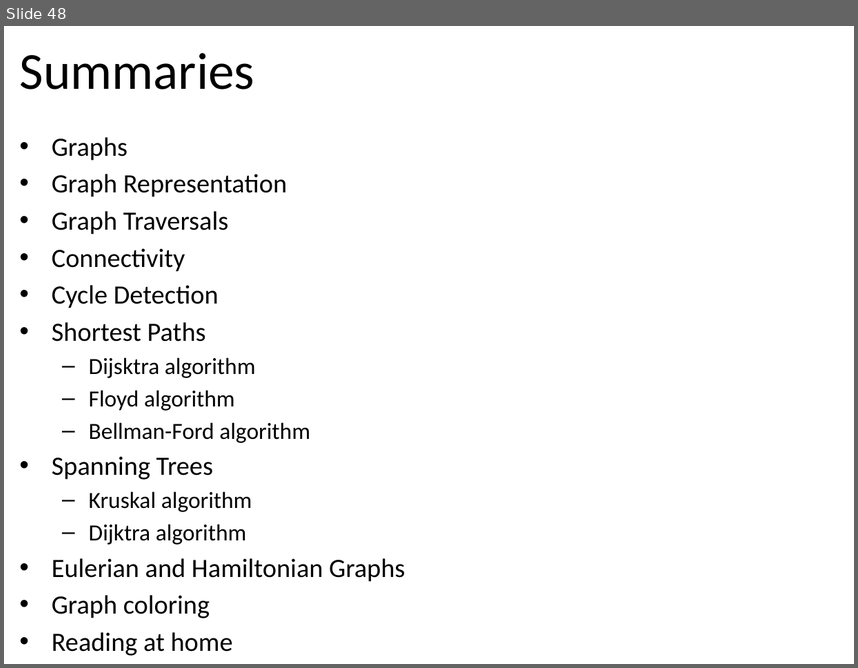
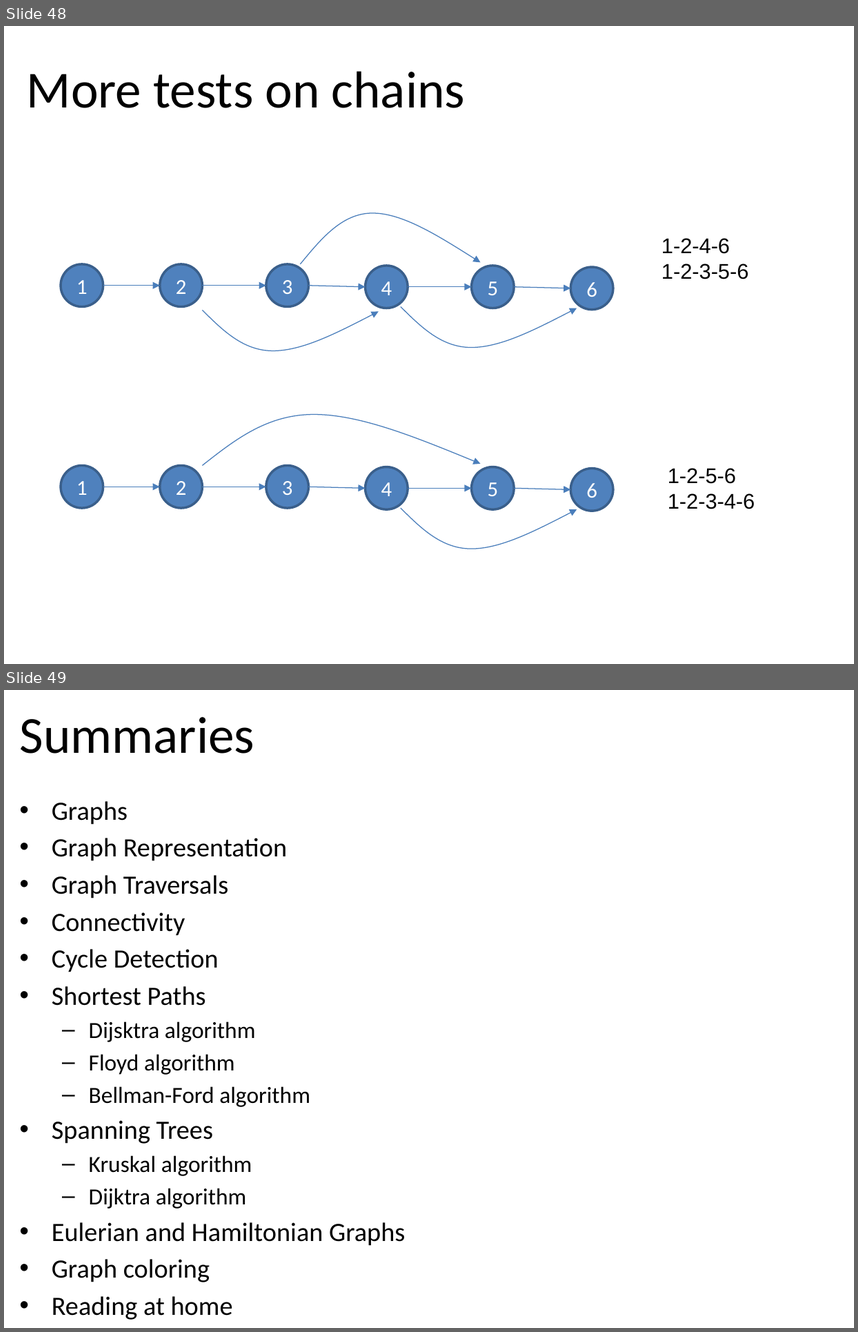
Before and after one commit to tutrunghieu/dsa-2017-java-tutorial, a slide deck: dsa2017-java-online/handouts/data-day07-graph/Lecture 12 - Chapter 08 - Graphs - Part 1.pptx. Shown one above the other, each under a label of ours: slide 48 before the commit, slides 48 and 49 after it. The pictures are 858x668 and 858x1332 pixels, drawn with LibreOffice and Linux fonts; fonts in the diff are those of the drawing. Boxes give left, top, right and bottom in pixels: in the first picture for what was removed or moved away, otherwise in the second. Text is boxed around its words. In the diff, an @@ line names an element or a change of style, - is before the commit and + after.

```diff
--- a/dsa2017-java-online/handouts/data-day07-graph/Lecture 12 - Chapter 08 - Graphs - Part 1.pptx
+++ b/dsa2017-java-online/handouts/data-day07-graph/Lecture 12 - Chapter 08 - Graphs - Part 1.pptx
@@ slide 48 added at <box>4,26,854,664</box>, background #FFFFFF @@
@@ title added at <box>27,71,466,108</box>, 44 pt, text #000000 @@
+More tests on chains
@@ freeform shape added at <box>301,213,481,264</box>, outline #4B7EBC 0.75 pt @@
@@ text added at <box>662,238,749,279</box>, 18 pt, text #000000 @@
+1-2-4-6
+1-2-3-5-6
@@ ellipse added at <box>61,264,103,307</box>, fill #4F81BD, outline #3A5F8C 2 pt, 18 pt, text #FFFFFF @@
+1
@@ ellipse added at <box>159,264,202,307</box>, fill #4F81BD, outline #3A5F8C 2 pt, 18 pt, text #FFFFFF @@
+2
@@ ellipse added at <box>266,264,308,307</box>, fill #4F81BD, outline #3A5F8C 2 pt, 18 pt, text #FFFFFF @@
+3
@@ ellipse added at <box>366,265,408,308</box>, fill #4F81BD, outline #3A5F8C 2 pt, 18 pt, text #FFFFFF @@
+4
@@ ellipse added at <box>472,265,514,308</box>, fill #4F81BD, outline #3A5F8C 2 pt, 18 pt, text #FFFFFF @@
+5
@@ ellipse added at <box>571,267,613,309</box>, fill #4F81BD, outline #3A5F8C 2 pt, 18 pt, text #FFFFFF @@
+6
@@ arrow added from (103, 285) to (159, 285), #4B7EBC 0.75 pt @@
@@ arrow added from (202, 285) to (266, 285), #4B7EBC 0.75 pt @@
@@ arrow added from (308, 285) to (366, 287), #4B7EBC 0.75 pt @@
@@ arrow added from (408, 287) to (472, 287), #4B7EBC 0.75 pt @@
@@ arrow added from (514, 287) to (571, 288), #4B7EBC 0.75 pt @@
@@ freeform shape added at <box>202,310,378,351</box>, outline #4B7EBC 0.75 pt @@
@@ freeform shape added at <box>401,307,577,348</box>, outline #4B7EBC 0.75 pt @@
@@ freeform shape added at <box>202,414,480,466</box>, outline #4B7EBC 0.75 pt @@
@@ ellipse added at <box>61,466,103,508</box>, fill #4F81BD, outline #3A5F8C 2 pt, 18 pt, text #FFFFFF @@
+1
@@ ellipse added at <box>159,466,202,508</box>, fill #4F81BD, outline #3A5F8C 2 pt, 18 pt, text #FFFFFF @@
+2
@@ ellipse added at <box>266,466,308,508</box>, fill #4F81BD, outline #3A5F8C 2 pt, 18 pt, text #FFFFFF @@
+3
@@ ellipse added at <box>366,466,408,509</box>, fill #4F81BD, outline #3A5F8C 2 pt, 18 pt, text #FFFFFF @@
+4
@@ ellipse added at <box>472,466,514,509</box>, fill #4F81BD, outline #3A5F8C 2 pt, 18 pt, text #FFFFFF @@
+5
@@ ellipse added at <box>571,468,613,510</box>, fill #4F81BD, outline #3A5F8C 2 pt, 18 pt, text #FFFFFF @@
+6
@@ text added at <box>668,468,755,509</box>, 18 pt, text #000000 @@
+1-2-5-6
+1-2-3-4-6
@@ arrow added from (103, 487) to (159, 487), #4B7EBC 0.75 pt @@
@@ arrow added from (202, 487) to (266, 487), #4B7EBC 0.75 pt @@
@@ arrow added from (308, 487) to (366, 488), #4B7EBC 0.75 pt @@
@@ arrow added from (408, 488) to (472, 488), #4B7EBC 0.75 pt @@
@@ arrow added from (514, 488) to (571, 489), #4B7EBC 0.75 pt @@
@@ freeform shape added at <box>401,508,577,549</box>, outline #4B7EBC 0.75 pt @@
@@ what was slide 48 is now slide 49 @@
```
Also in this commit, not shown: 1 slide changed, 7 other files.
